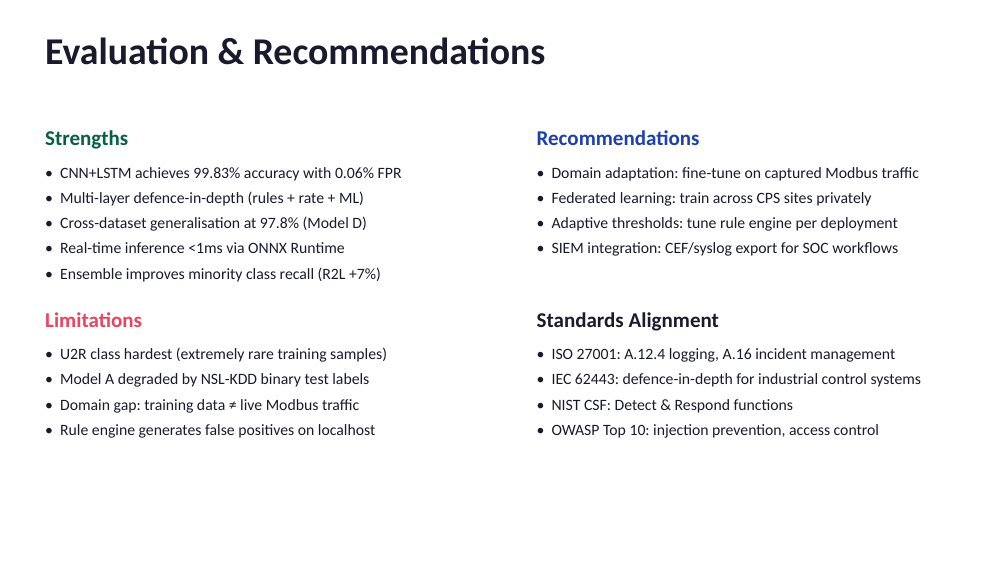
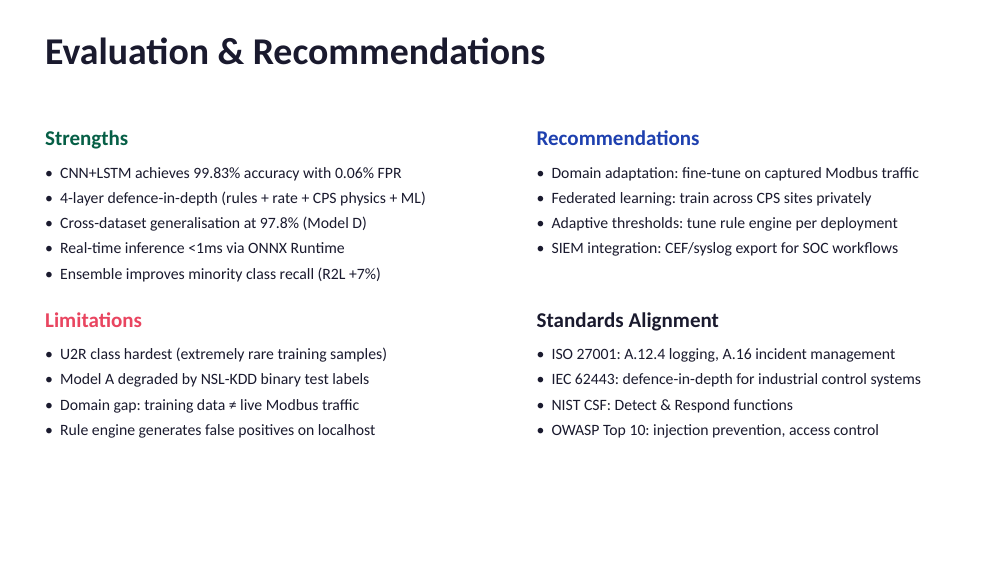
Before and after one commit to JabbaghYounes/CITY3116-1, a slide deck: slide 9 of presentation/CPS-IDS-Presentation.pptx. Drawn at 1008x567 pixels with LibreOffice and Linux fonts; fonts in the diff are those of the drawing. Boxes give left, top, right and bottom in pixels: in the first picture for what was removed or moved away, otherwise in the second. Text is boxed around its words. In the diff, an @@ line names an element or a change of style, - is before the commit and + after.

Commit message:
Update presentation with 8 attacks, CPS physics results, Wireshark refs
- Slide 7: Added Attack 8 (Stuxnet rootkit MitM) to attack table
- Slide 8: Updated stats (264 CPS physics, 320 write-rate, 13,109
  flood), added CPS column to coverage table, Wireshark references
- Slide 9: 4-layer defence-in-depth
- Slide 10: 8/8 attacks detected

```diff
--- a/presentation/CPS-IDS-Presentation.pptx
+++ b/presentation/CPS-IDS-Presentation.pptx
@@ text at box(60, 191, 426, 206): text changed @@
-• Multi-layer defence-in-depth (rules + rate + ML)
+• 4-layer defence-in-depth (rules + rate + CPS physics + ML)
```
Also in this commit, not shown: 2 other slides changed, 1 slide added, 1 slide removed, 2 other files.
